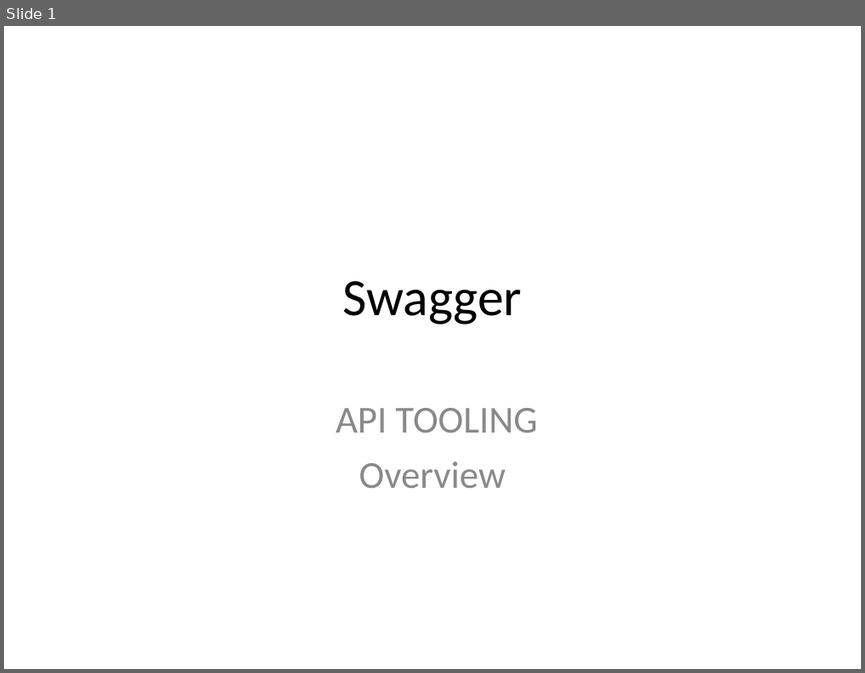
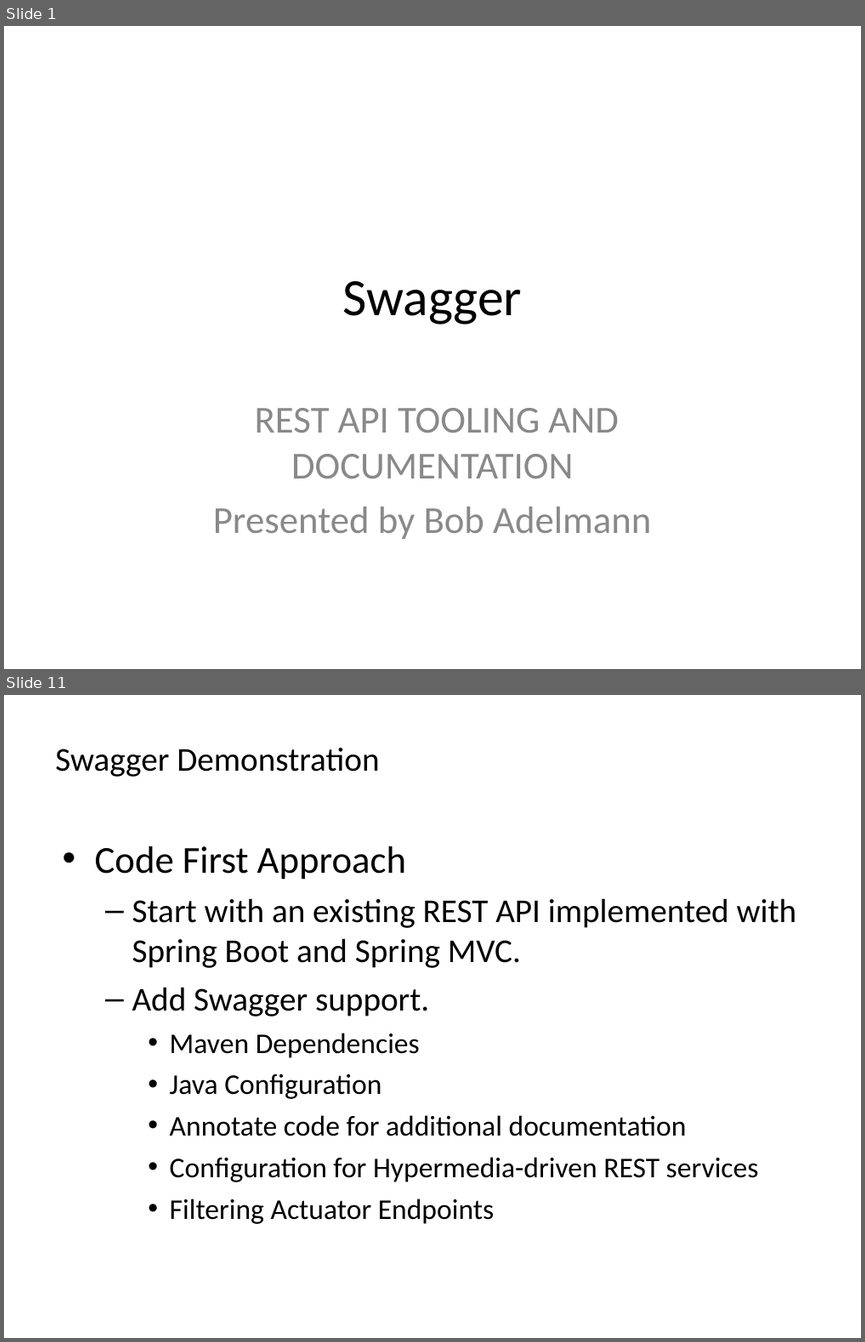
Before and after one commit to bobwares/training, a slide deck: presentations/Swagger-overview.ppt. Shown one above the other, each under a label of ours: slide 1 before the commit, slides 1 and 11 after it; the slides between them are not shown. The pictures are 865x673 and 865x1342 pixels, drawn with LibreOffice and Linux fonts; fonts in the diff are those of the drawing. Boxes give left, top, right and bottom in pixels: in the first picture for what was removed or moved away, otherwise in the second. Text is boxed around its words. In the diff, an @@ line names an element or a change of style, - is before the commit and + after.

Commit message:
Swagger Presentation:

```diff
--- a/presentations/Swagger-overview.ppt
+++ b/presentations/Swagger-overview.ppt
@@ slide 11 added at [4, 695, 861, 1338], background #FFFFFF @@
@@ title added at [55, 748, 379, 777], 28 pt, text #000000 @@
+Swagger Demonstration
@@ text added at [95, 846, 797, 1224], 24 pt, text #000000 @@
+• Code First Approach
+  – Start with an existing REST API implemented with Spring Boot and Spring MVC.
+  – Add Swagger support.
+    • Maven Dependencies
+    • Java Configuration
+    • Annotate code for additional documentation
+    • Configuration for Hypermedia-driven REST services
+    • Filtering Actuator Endpoints
@@ slide 1 changed as well @@
@@ subtitle at [213, 408, 651, 539]: text changed @@
-API TOOLING
-Overview
+REST API TOOLING AND DOCUMENTATION
+Presented by Bob Adelmann
```
Also in this commit, not shown: 2 other slides changed, 16 other slides added, 4 slides removed, 5 other files.
